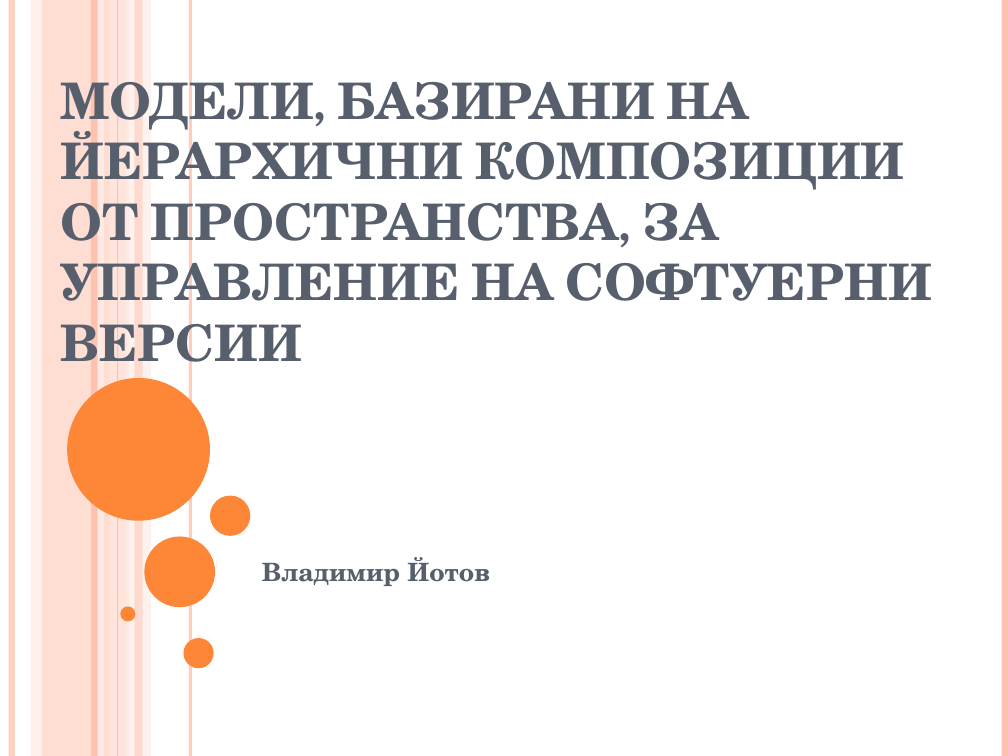
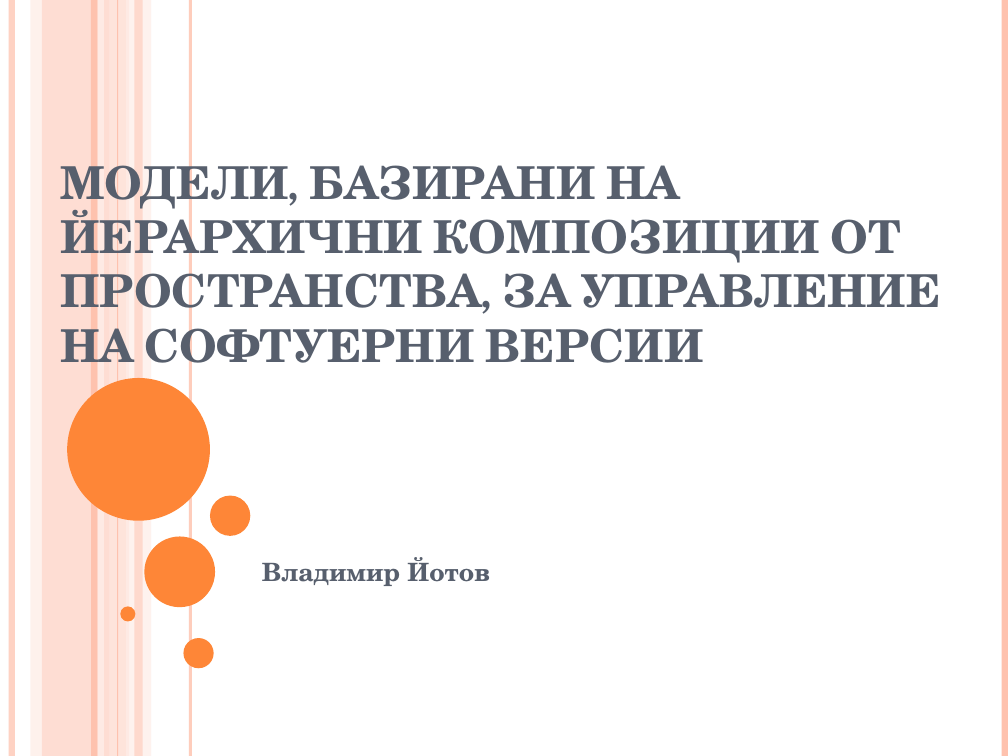
Before and after one commit to vjotov/versia, a slide deck: slide 1 of doc/Presentation.pptx. Drawn at 1008x756 pixels with LibreOffice and Linux fonts; fonts in the diff are those of the drawing. Boxes give left, top, right and bottom in pixels: in the first picture for what was removed or moved away, otherwise in the second. Text is boxed around its words. In the diff, an @@ line names an element or a change of style, - is before the commit and + after.

```diff
--- a/doc/Presentation.pptx
+++ b/doc/Presentation.pptx
@@ title "МОДЕЛИ, БАЗИРАНИ НА ЙЕРАРХИЧНИ КОМПОЗИЦИИ ..." at (60,153,941,377): size 36 to 32.4 pt @@
```
Also in this commit, not shown: 3 other slides changed.
